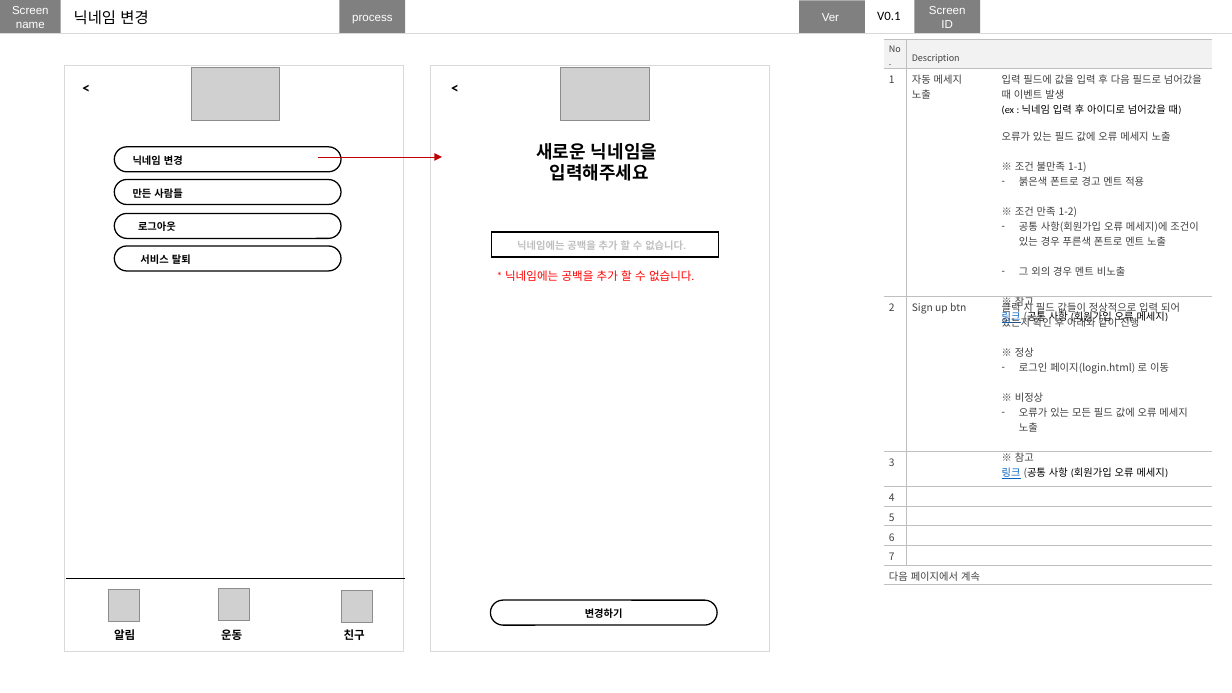
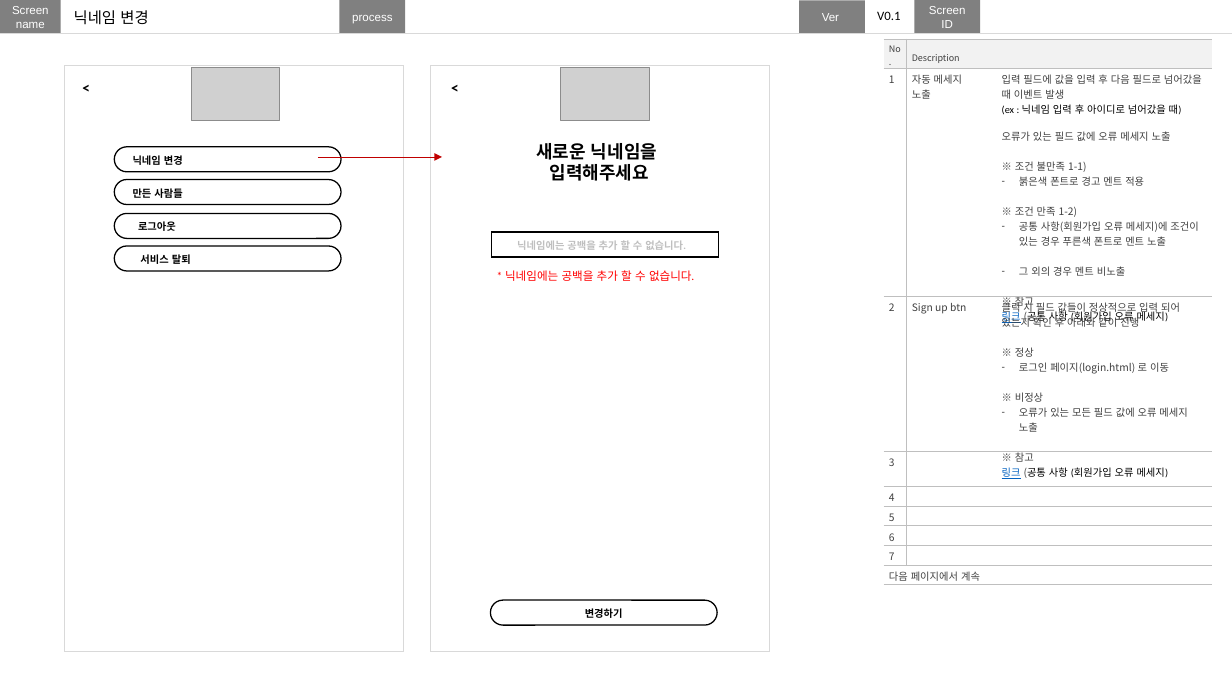
Before and after one commit to nohminkyoung/Final_project, a slide deck: slide 34 of finalproject_화면설계.pptx (slide 30 before the commit). Drawn at 1232x693 pixels with LibreOffice and Linux fonts; fonts in the diff are those of the drawing; grey boxes stand for pictures. Boxes give left, top, right and bottom in pixels: in the first picture for what was removed or moved away, otherwise in the second. Text is boxed around its words. In the diff, an @@ line names an element or a change of style, - is before the commit and + after.

```diff
--- a/finalproject_화면설계.pptx
+++ b/finalproject_화면설계.pptx
@@ line removed from (67, 579) to (405, 579) @@
@@ picture removed at bbox=[108, 590, 140, 621] @@
@@ picture removed at bbox=[218, 589, 250, 620] @@
@@ picture removed at bbox=[341, 592, 372, 623] @@
@@ text removed at bbox=[114, 629, 135, 640] @@
-알림
@@ text removed at bbox=[221, 629, 242, 640] @@
-운동
@@ text removed at bbox=[344, 629, 365, 640] @@
-친구
```
Also in this commit, not shown: 16 other slides changed, 5 slides added.
